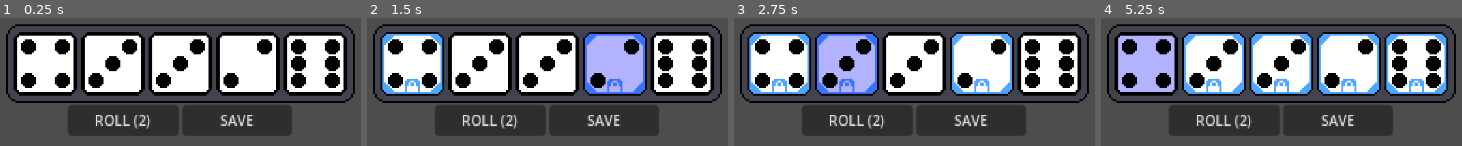
Above: before the commit, frames 1-4 (left to right).
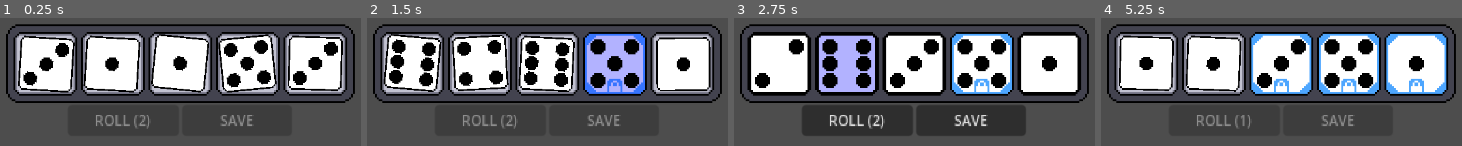
Above: after the commit, the same moments.

Repository: MicCode/yamsatro
Game: Godot game, scene res://main/main.tscn
Same seed, same stepped clock (60 frames per second), same inputs: the game is played once before the commit and once after it.
Inputs (mouse positions are in pixels of both pictures, inside the frame that each line leads up to):
- Up to frame 1 (0.25 s): no input
- Up to frame 2 (1.5 s): click (413, 64) at 0.52 s; click (616, 64) at 1.25 s
- Up to frame 3 (2.75 s): click (845, 64) at 2.02 s
- Up to frame 4 (5.25 s): click (1281, 64) at 2.75 s; click (1415, 64) at 3.5 s; click "ROLL (2)" at 4.25 s; click (1147, 64) at 5.02 s

The runs differ from the first frame. In frame 1, 20% of the frame differs, in the area x 4-96%, y 12-87%; in frame 2, 21%; in frame 3, 11%; in frame 4, 17%.

Commit message:
feat: added roll sound & animation + disable buttons when rolling

Diff:
--- a/scenes/DiceTray.tscn
+++ b/scenes/DiceTray.tscn
@@ -90,6 +90,8 @@
 text = "ROLL"
 
 [node name="StopButton" type="Button" parent="."]
+unique_name_in_owner = true
+layout_mode = 0
 offset_left = 94.0
 offset_top = 43.0
 offset_right = 172.0
@@ -98,4 +100,9 @@
 theme_override_font_sizes/font_size = 10
 text = "SAVE"
 
+[connection signal="finished_rolling" from="Die1" to="." method="_on_dice_roll_finished"]
+[connection signal="finished_rolling" from="Die2" to="." method="_on_dice_roll_finished"]
+[connection signal="finished_rolling" from="Die3" to="." method="_on_dice_roll_finished"]
+[connection signal="finished_rolling" from="Die4" to="." method="_on_dice_roll_finished"]
+[connection signal="finished_rolling" from="Die5" to="." method="_on_dice_roll_finished"]
 [connection signal="pressed" from="RollButton" to="." method="_on_roll_button_pressed"]
--- a/scenes/dice_tray.gd
+++ b/scenes/dice_tray.gd
@@ -11,6 +11,8 @@
 
 func roll_all():
 	if remaining_rolls > 0:
+		%RollButton.disabled = true
+		%StopButton.disabled = true
 		var some_rolled = false
 		for die in get_all_dice():
 			if !die.locked:
@@ -35,10 +37,15 @@
 	remaining_rolls = count
 	if remaining_rolls <= 0:
 		%RollButton.disabled = true
-	else:
-		%RollButton.disabled = false
 	%RollButton.text = str("ROLL (%s)" % remaining_rolls)
 
 
 func _on_roll_button_pressed() -> void:
 	roll_all()
+
+func _on_dice_roll_finished():
+	var all_finished = get_all_dice().all(func (die): return !die.rolling)
+	if all_finished:
+		if remaining_rolls > 0:
+			%RollButton.disabled = false
+		%StopButton.disabled = false
--- a/scenes/die.gd
+++ b/scenes/die.gd
@@ -1,11 +1,15 @@
 extends TextureButton
 class_name Die
 
+signal finished_rolling
+
 @export var locked = false
 @export var hovered = false
+@export var rolling = false
 
 func _ready() -> void:
 	change_visual_state()
+
 
 func set_face(face: DieFace):
 	var face_sprite = load("res://assets/die/die-" + face.name + ".png");
@@ -15,21 +19,42 @@
 		push_error("Die face " + face.name + " has no defined sprite")
 
 func roll(possible_faces: Array[DieFace]):
-	#TODO animate roll
-	var i = randi() % possible_faces.size()
-	set_face(possible_faces[i])
+	rolling = true
+	disabled = true
+	scale = Vector2(0.9, 0.9)
+	var roll_count = (randi() % 5) + 5
+	for i in roll_count:
+		set_face(possible_faces[randi() % possible_faces.size()])
+		%hit.pitch_scale = randf_range(1.5, 1.7)
+		%hit.play()
+		rotation = randf_range(-0.1, 0.1)
+		await get_tree().create_timer(randf() / (10 / (i + 1))).timeout
+
+	rotation = 0
+	disabled = false
+	rolling = false
+	change_visual_state()
+	finished_rolling.emit()
+	%hit.pitch_scale = 1.8
+	%hit.play()
+	scale = Vector2(1, 1)
 
 func lock():
 	locked = !locked
+	%click.pitch_scale = randf_range(0.9, 1.1)
+	%click.play()
 	change_visual_state()
 
 func change_visual_state():
-	if locked:
-		%lock.show()
-	else:
-		%lock.hide()
-	if hovered:
-		modulate = Color(0.7, 0.7, 1.0)
+	if !rolling:
+		if locked:
+			%lock.show()
+		else:
+			%lock.hide()
+		if hovered:
+			modulate = Color(0.7, 0.7, 1.0)
+		else:
+			modulate = Color.WHITE
 	else:
 		modulate = Color.WHITE
 
--- a/scenes/die.tscn
+++ b/scenes/die.tscn
@@ -1,9 +1,11 @@
-[gd_scene load_steps=5 format=3 uid="uid://dpknk013ekr63"]
+[gd_scene load_steps=7 format=3 uid="uid://dpknk013ekr63"]
 
 [ext_resource type="Texture2D" uid="uid://dn6677idswug6" path="res://assets/die/die-body.png" id="1_hvcds"]
 [ext_resource type="Script" uid="uid://dvp8bxx7vf4dd" path="res://scenes/die.gd" id="1_kw4wr"]
 [ext_resource type="Texture2D" uid="uid://cfgrlxbg8f63f" path="res://assets/die/die-6.png" id="2_kw4wr"]
 [ext_resource type="Texture2D" uid="uid://b77h70o5chh0c" path="res://assets/Locked.png" id="4_e5bsa"]
+[ext_resource type="AudioStream" uid="uid://diqcin5ypcri1" path="res://assets/hit.wav" id="5_ya8ws"]
+[ext_resource type="AudioStream" uid="uid://cxxugr807tfo" path="res://assets/click.wav" id="6_irgc1"]
 
 [node name="Die" type="TextureButton"]
 anchors_preset = -1
@@ -29,5 +31,16 @@
 position = Vector2(16, 16)
 texture = ExtResource("4_e5bsa")
 
+[node name="hit" type="AudioStreamPlayer" parent="."]
+unique_name_in_owner = true
+stream = ExtResource("5_ya8ws")
+volume_db = -12.18
+pitch_scale = 1.86
+
+[node name="click" type="AudioStreamPlayer" parent="."]
+unique_name_in_owner = true
+stream = ExtResource("6_irgc1")
+volume_db = -6.0
+
 [connection signal="mouse_entered" from="." to="." method="_on_mouse_entered"]
 [connection signal="mouse_exited" from="." to="." method="_on_mouse_exited"]
Not shown, added: assets/clac.wav.import
Not shown, added: assets/click.wav.import
Not shown, added: assets/hit.wav.import
Not shown, added: assets/clac.wav
Not shown, added: assets/click.wav
Not shown, added: assets/hit.wav
